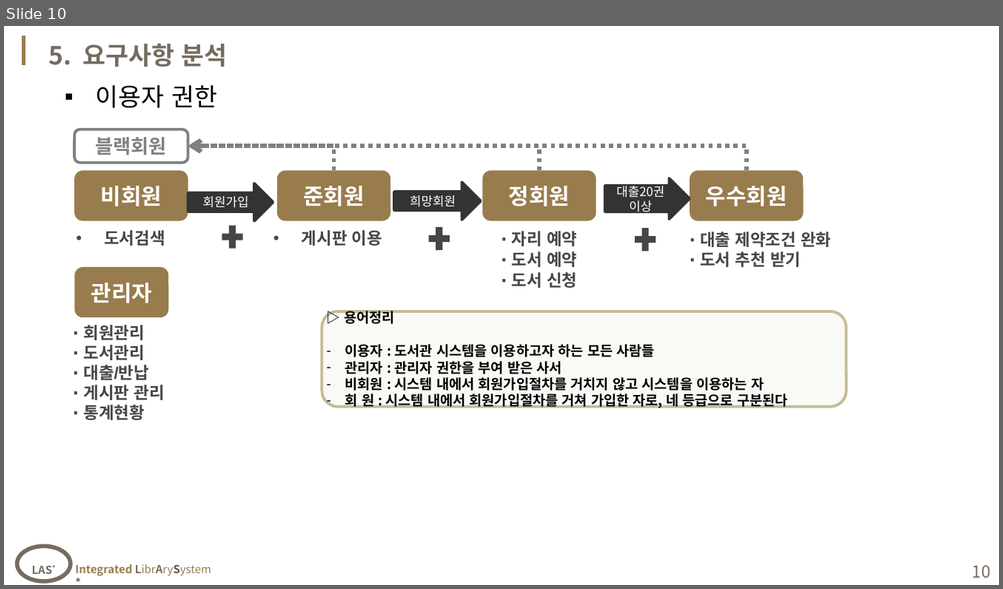
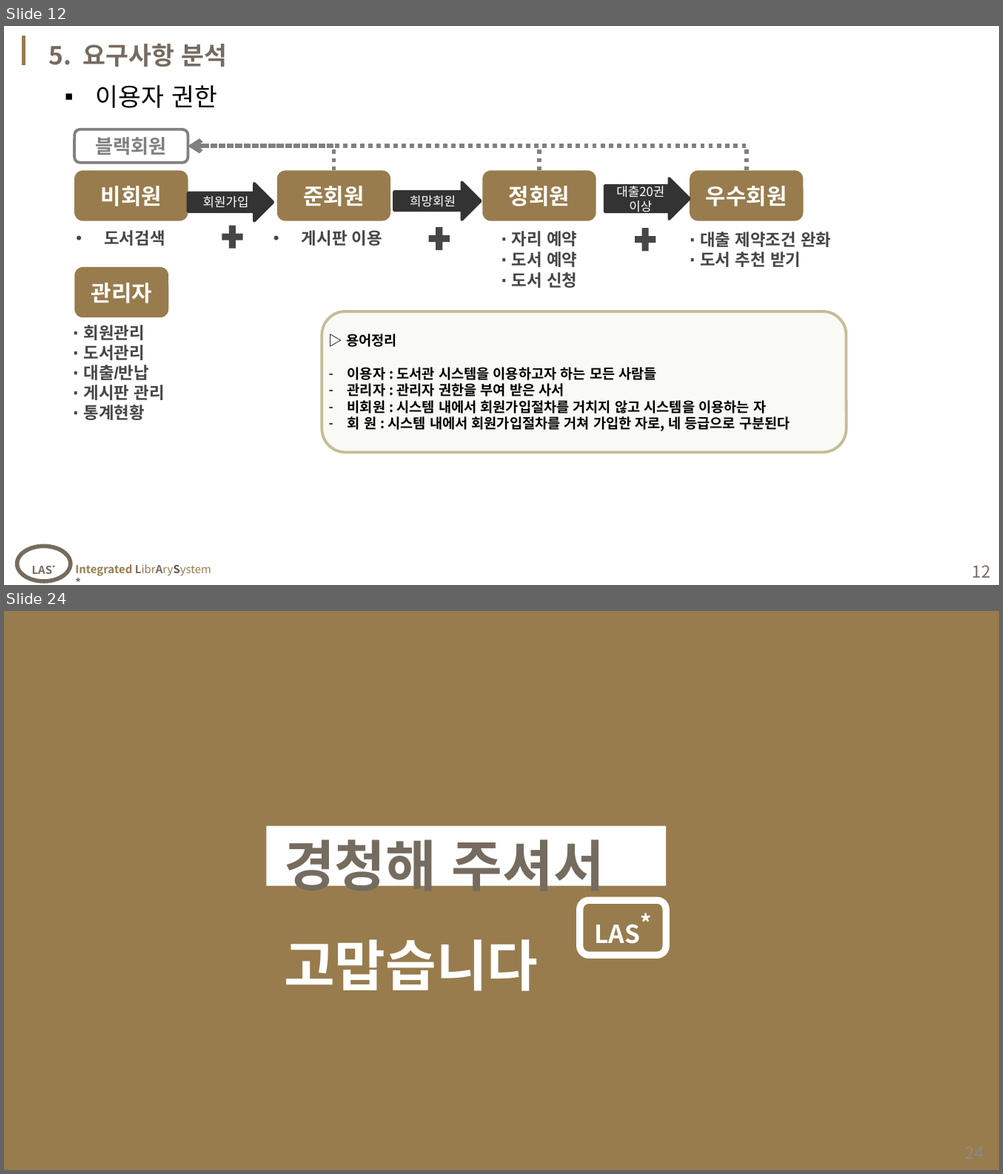
Before and after one commit to naradin711/webPro_ryu, a slide deck: note/07_1'st Project/sample_ver0624.pptx. Shown one above the other, each under a label of ours: slide 10 before the commit, slides 12 and 24 after it; the slides between them are not shown. The pictures are 1003x589 and 1003x1174 pixels, drawn with LibreOffice and Linux fonts; fonts in the diff are those of the drawing; background and template pictures are left out. Boxes give left, top, right and bottom in pixels: in the first picture for what was removed or moved away, otherwise in the second. Text is boxed around its words. In the diff, an @@ line names an element or a change of style, - is before the commit and + after.

```diff
--- a/note/07_1'st Project/sample_ver0624.pptx
+++ b/note/07_1'st Project/sample_ver0624.pptx
@@ slide 24 added at [4, 611, 999, 1170], background #FFFFFF @@
@@ rectangle added at [4, 611, 999, 1170], fill #987C4D @@
@@ rectangle added at [267, 826, 666, 886], fill #FFFFFF @@
@@ text added at [284, 830, 604, 991], 40 pt, text #756B5F, bold @@
+경청해 주셔서
+고맙습니다
@@ rounded rectangle added at [580, 900, 666, 955], outline #FFFFFF 5 pt, 18 pt, text #FFFFFF, bold @@
+LAS*
@@ what was slide 10 is now slide 12 @@
@@ slide 12 changed as well @@
@@ rounded rectangle "▷ 용어정리": place and size @@
-rounded rectangle "▷ 용어정리" at [322, 312, 846, 407]
+rounded rectangle "▷ 용어정리" at [322, 312, 846, 453]
@@ page number at [972, 565, 990, 578]: text changed @@
-10
+12
```
Also in this commit, not shown: 7 other slides changed, 10 other slides added, 32 other files.
